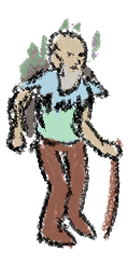
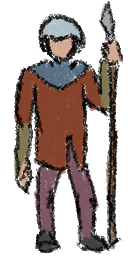
Revision of a layered 128x256 image; what changed, layer by layer:
added group "Guard" with 1 layers above "OldMan" over [left=13, top=0, right=123, bottom=254]
added layer "Layer 9" in group "Guard" over [left=13, top=0, right=123, bottom=254]
hid group "OldMan" (1 layers) over [left=5, top=18, right=123, bottom=249]
